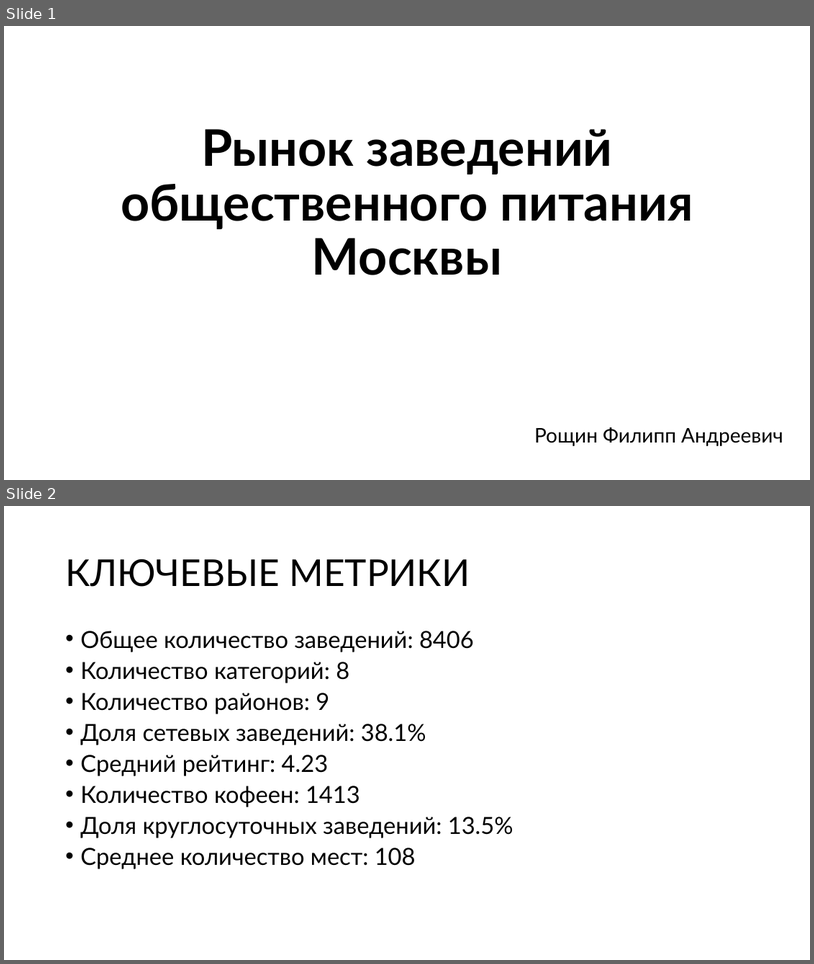
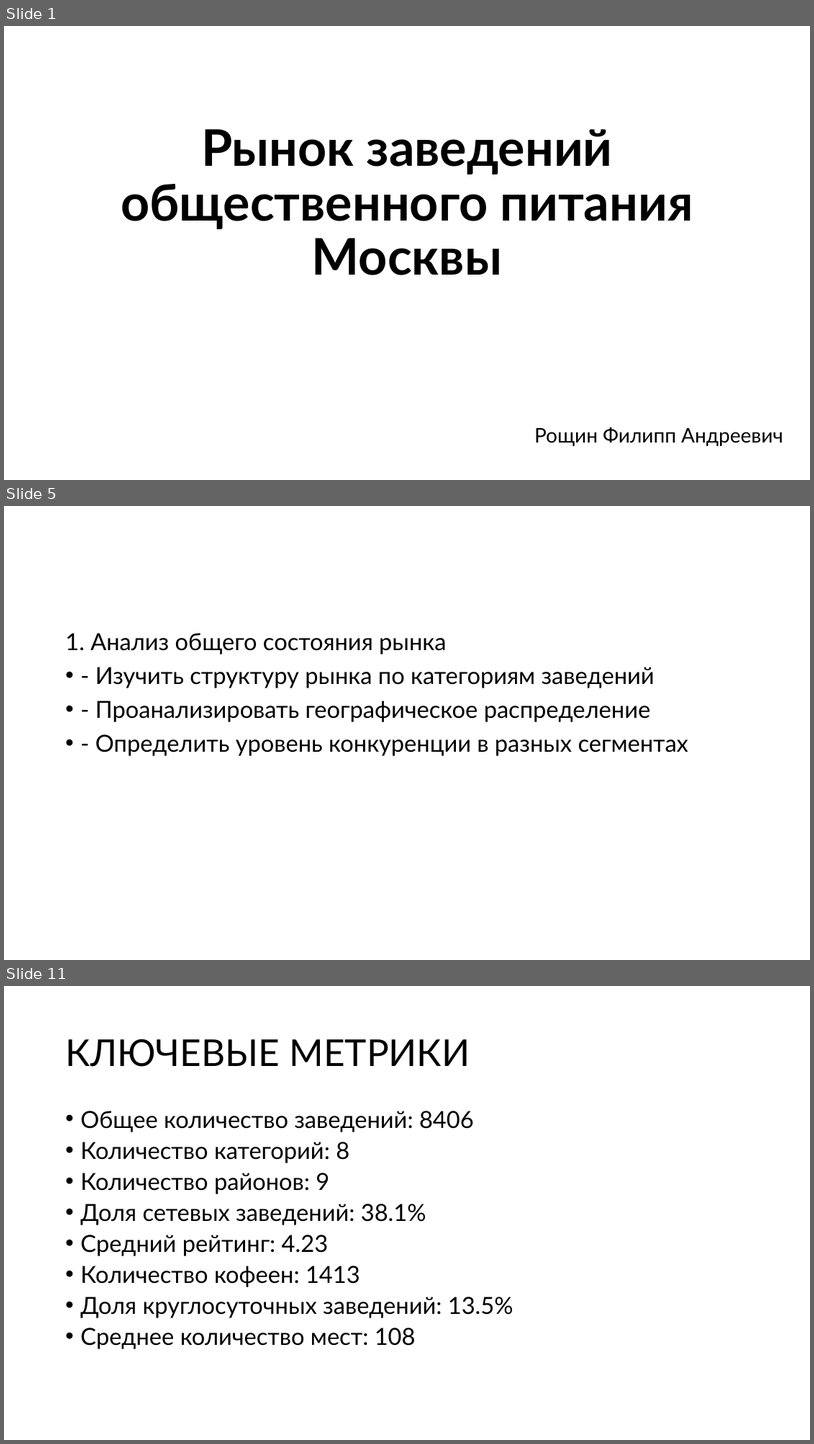
Before and after one commit to PHILIPP111007/masters_degree_Roshchin_M25-555, a slide deck: BI/moscow_places/moscow_places_hw.pptx. Shown one above the other, each under a label of ours: slides 1 and 2 before the commit, slides 1, 5 and 11 after it; the slides between them are not shown. The pictures are 814x964 and 814x1444 pixels, drawn with LibreOffice and Linux fonts; fonts in the diff are those of the drawing. Boxes give left, top, right and bottom in pixels: in the first picture for what was removed or moved away, otherwise in the second. Text is boxed around its words. In the diff, an @@ line names an element or a change of style, - is before the commit and + after.

```diff
--- a/BI/moscow_places/moscow_places_hw.pptx
+++ b/BI/moscow_places/moscow_places_hw.pptx
@@ slide 5 added at box(4, 506, 810, 960), background #FFFFFF @@
@@ text added at box(65, 633, 689, 756), 28 pt, text #000000 @@
+1. Анализ общего состояния рынка
+• - Изучить структуру рынка по категориям заведений
+• - Проанализировать географическое распределение
+• - Определить уровень конкуренции в разных сегментах
@@ what was slide 2 is now slide 11 @@
```
Also in this commit, not shown: 2 slides changed, 14 other slides added, 2 other files.
